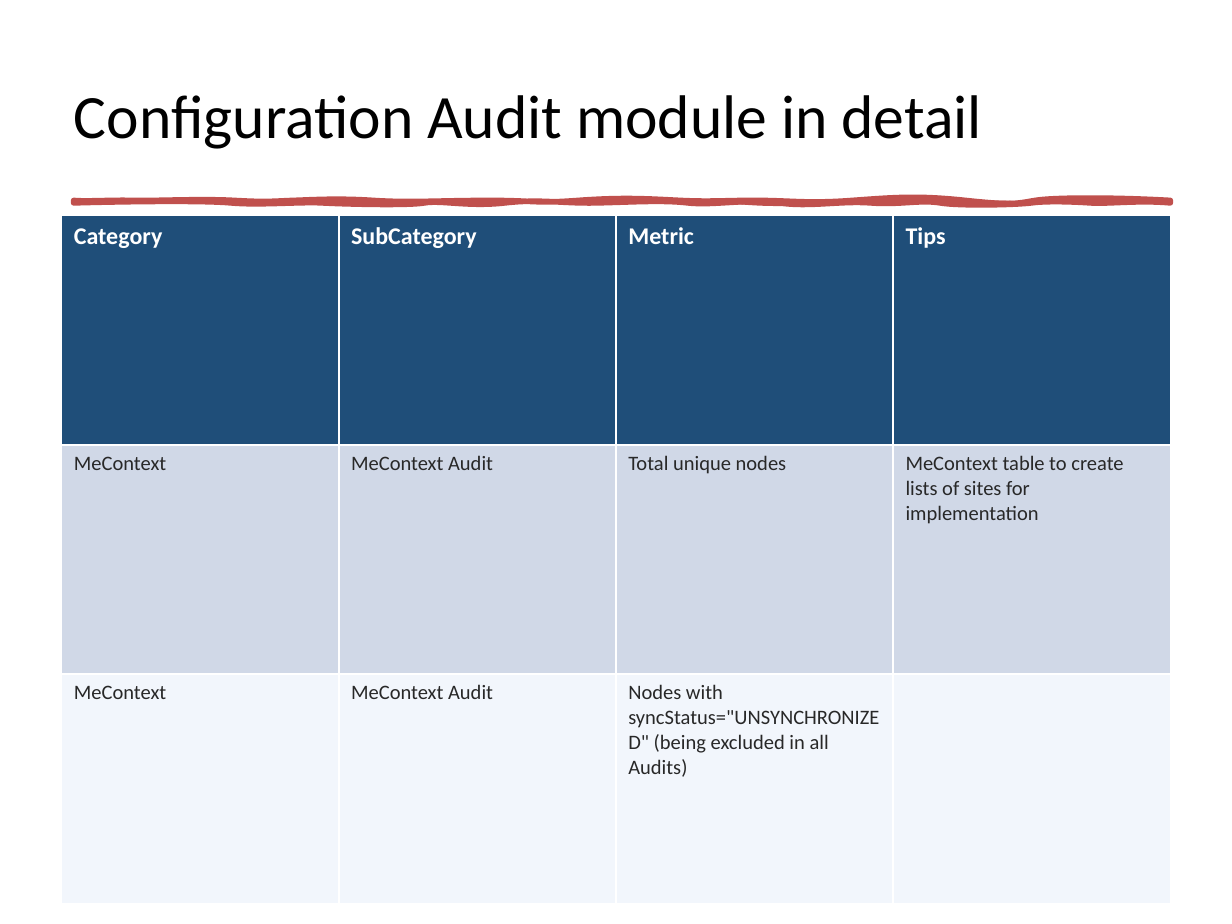
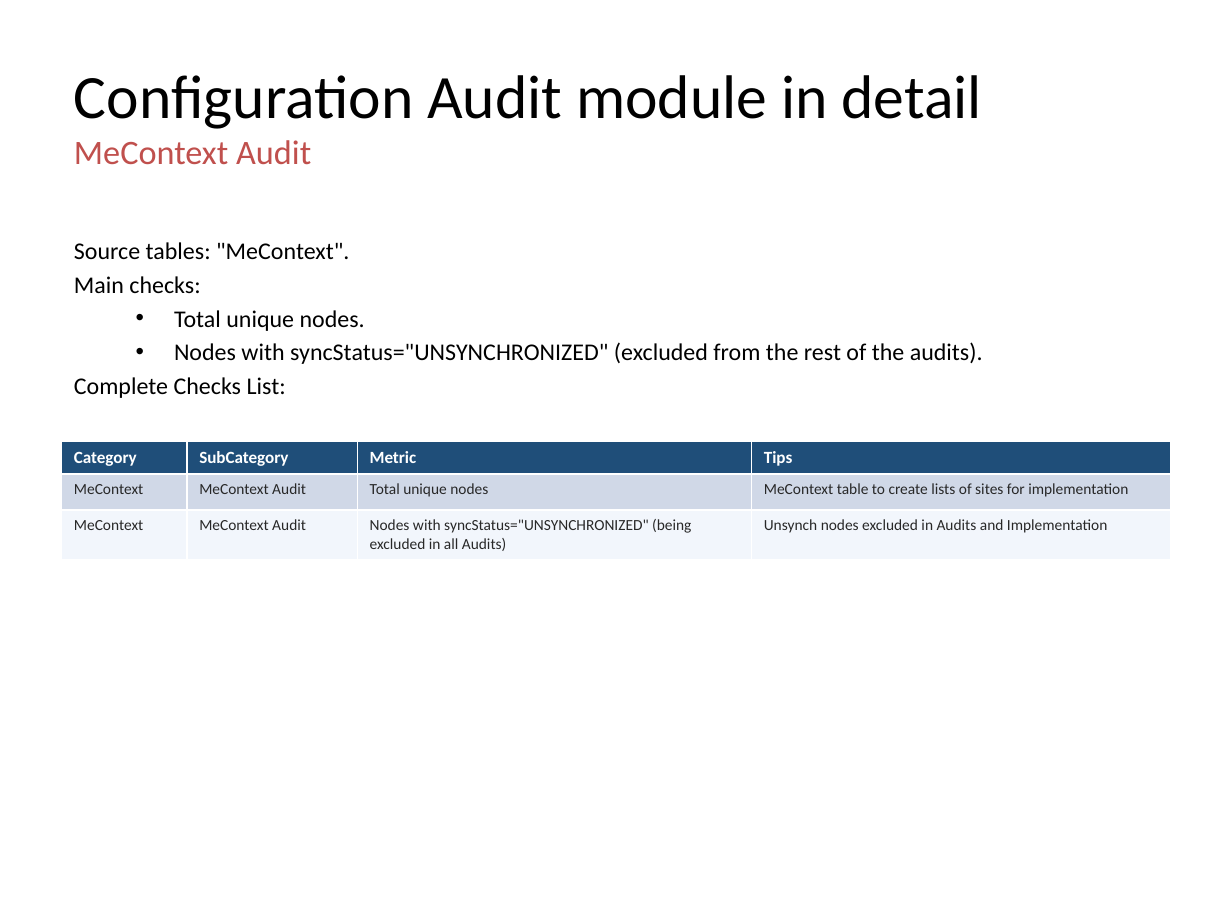
Before and after one commit to jaimetur/SSB_RetuningAutomations, a slide deck: slide 17 of help/User-Guide-SSB-Retuning-Automations-v0.7.4.pptx (slide 18 before the commit). Drawn at 1232x924 pixels with LibreOffice and Linux fonts; fonts in the diff are those of the drawing; background and template pictures are left out. Boxes give left, top, right and bottom in pixels: in the first picture for what was removed or moved away, otherwise in the second. Text is boxed around its words. In the diff, an @@ line names an element or a change of style, - is before the commit and + after.

Commit message:
Updated Technical User Guides to include the Check catalog of SummaryAudit table (with tips)

```diff
--- a/help/User-Guide-SSB-Retuning-Automations-v0.7.4.pptx
+++ b/help/User-Guide-SSB-Retuning-Automations-v0.7.4.pptx
@@ title at (x1=74, y1=140, x2=311, y2=165): paragraph added @@
+MeContext Audit
@@ freeform shape removed at (x1=74, y1=201, x2=1170, y2=203) @@
@@ text at (x1=74, y1=242, x2=983, y2=398): text changed; size 18 to 14 pt; bold off @@
-SummaryAudit checks catalog (cont.)
+Source tables: "MeContext".
+Main checks:
+  • Total unique nodes.
+  • Nodes with syncStatus="UNSYNCHRONIZED" (excluded from the rest of the audits).
+Complete Checks List:
@@ table at (x1=62, y1=441, x2=1170, y2=555) @@
-row 3, column 4: 
+row 3, column 4: Unsynch nodes excluded in Audits and Implementation
@@ size 14 to 10 pt in "Category", "SubCategory", "Metric", "Tips" @@
@@ size 12 to 9 pt in "MeContext", "MeContext Audit", "Total unique nodes", "MeContext table to create lists of sites ..." and 3 more places @@
@@ table resized from (x1=62, y1=216, x2=1170, y2=903) to (x1=62, y1=441, x2=1170, y2=555) @@
```
Also in this commit, not shown: 46 other slides changed, 5 slides added, 1 slide removed, 6 other files.
